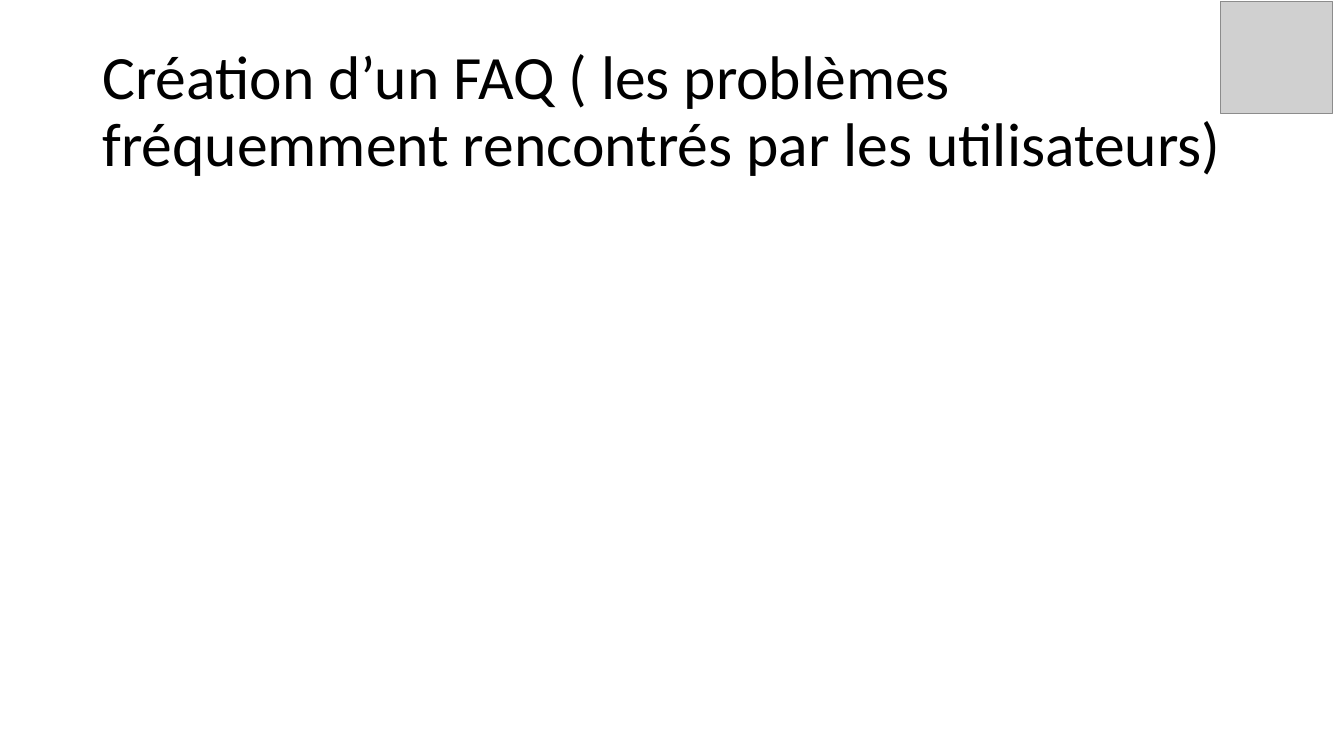
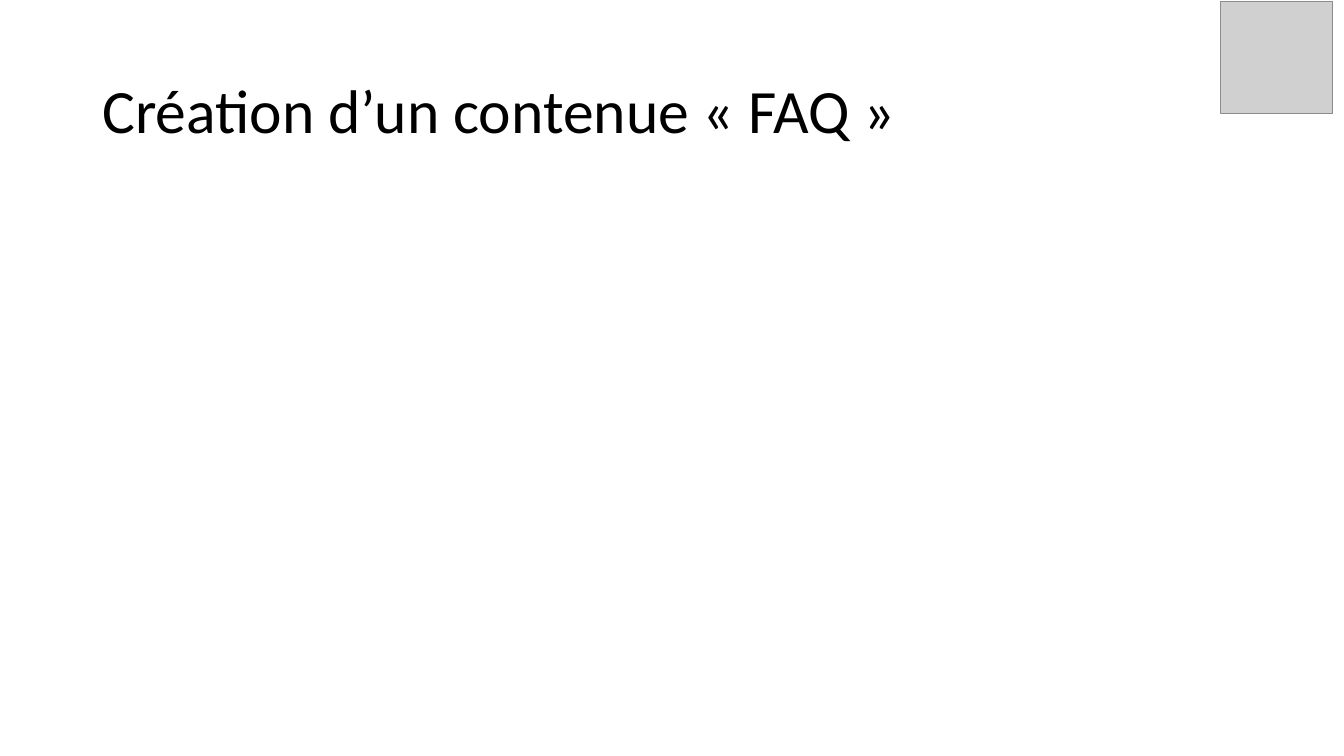
Before and after one commit to yes-we-web/Git-moi-tout, a slide deck: slide 8 of GIT-moi-tout.pptx (slide 7 before the commit). Drawn at 1344x756 pixels with LibreOffice and Linux fonts; fonts in the diff are those of the drawing; grey boxes stand for pictures. Boxes give left, top, right and bottom in pixels: in the first picture for what was removed or moved away, otherwise in the second. Text is boxed around its words. In the diff, an @@ line names an element or a change of style, - is before the commit and + after.

```diff
--- a/GIT-moi-tout.pptx
+++ b/GIT-moi-tout.pptx
@@ text at (102, 90, 849, 141): text changed @@
-Création d’un FAQ ( les problèmes fréquemment rencontrés par les utilisateurs)
+Création d’un contenue « FAQ »
```
Also in this commit, not shown: 4 other slides changed, 1 slide added.
